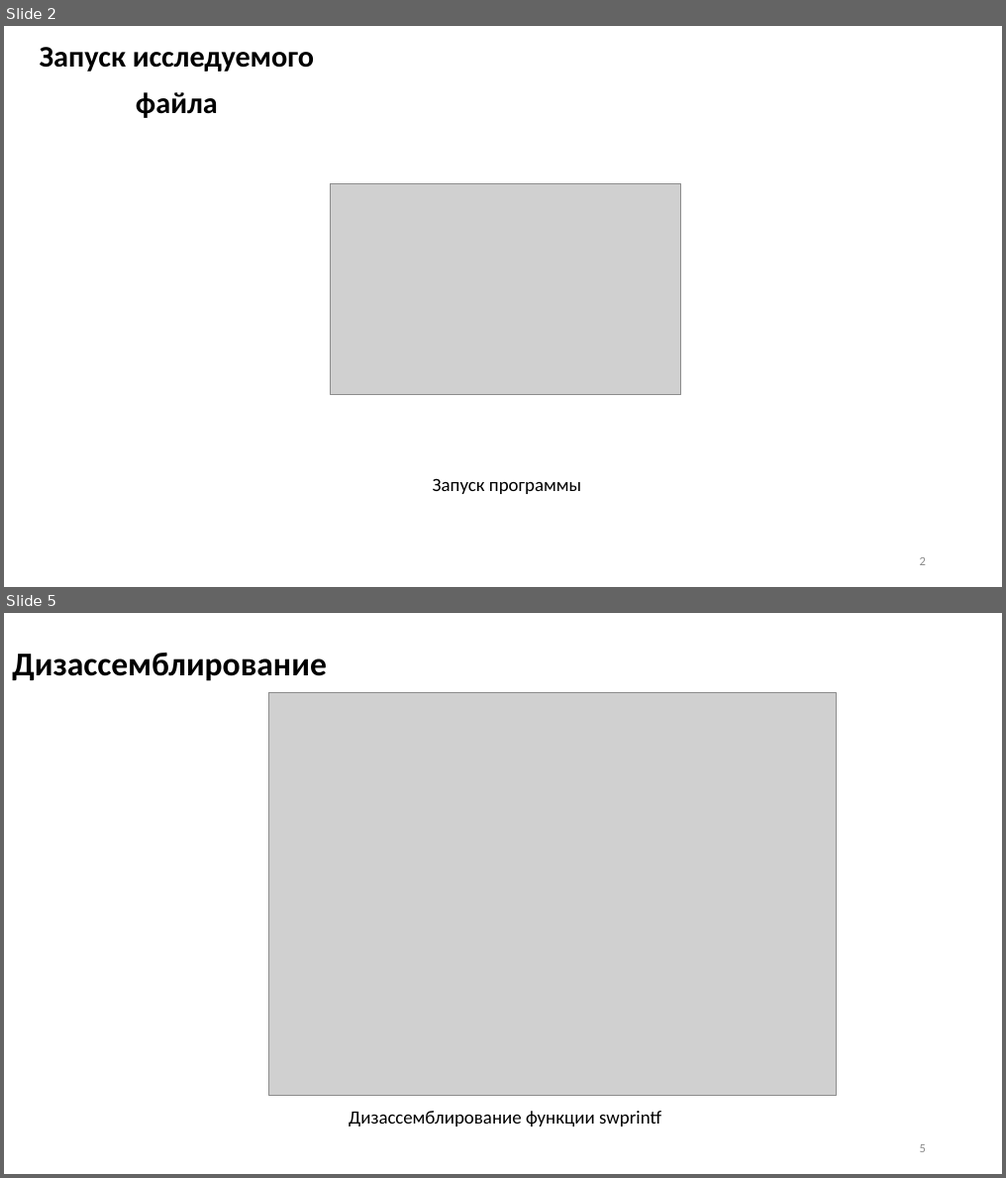
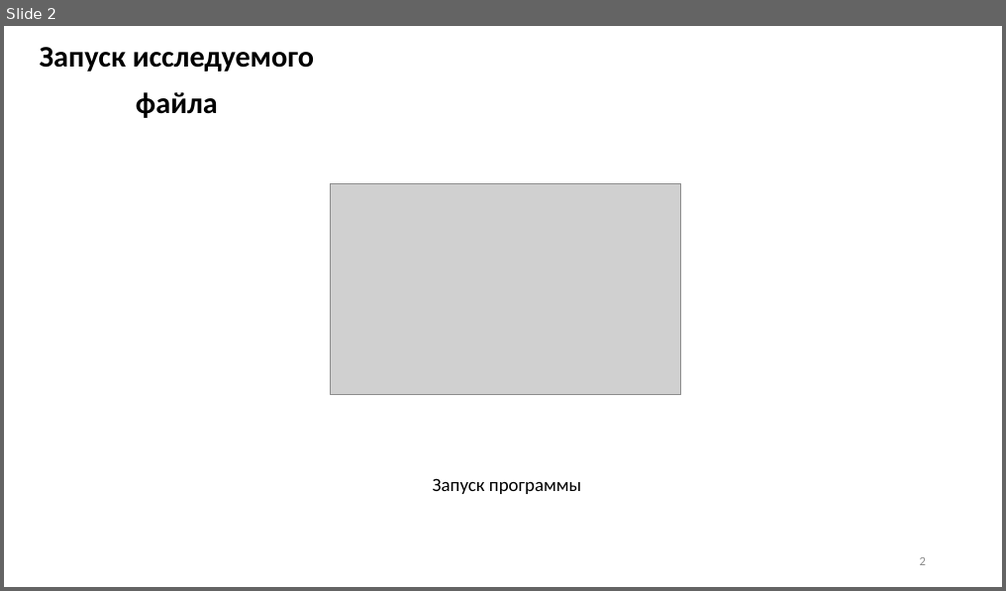
Before and after one commit to IgorKruchinin/Reverse_engineering, a slide deck: ЛР_5_Бикбавов_Кручинин.pptx. Shown one above the other, each under a label of ours: slides 2 and 5 before the commit, slide 2 after it; the slides between them are not shown. The pictures are 1006x1178 and 1006x591 pixels, drawn with LibreOffice and Linux fonts; fonts in the diff are those of the drawing; grey boxes stand for pictures. Boxes give left, top, right and bottom in pixels: in the first picture for what was removed or moved away, otherwise in the second. Text is boxed around its words. In the diff, an @@ line names an element or a change of style, - is before the commit and + after.

```diff
--- a/ЛР_5_Бикбавов_Кручинин.pptx
+++ b/ЛР_5_Бикбавов_Кручинин.pptx
@@ slide 5 removed at (x1=4, y1=613, x2=1002, y2=1174), background #FFFFFF @@
@@ title removed at (x1=12, y1=653, x2=327, y2=681) @@
-Дизассемблирование
@@ picture removed at (x1=269, y1=692, x2=837, y2=1096) @@
@@ text removed at (x1=349, y1=1111, x2=661, y2=1127) @@
-Дизассемблирование функции swprintf
@@ page number removed at (x1=920, y1=1145, x2=926, y2=1153) @@
-5
```
Also in this commit, not shown: 3 slides changed, 1 slide added, 4 other slides removed.
